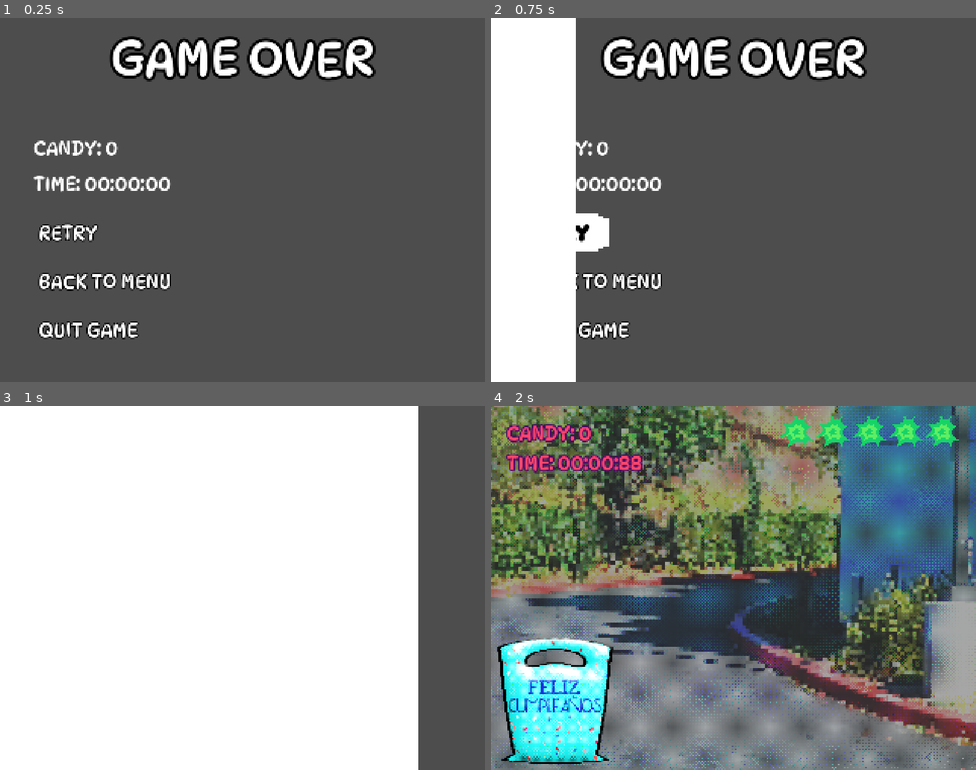
Above: before the commit, frames 1-4 (two rows, left to right).
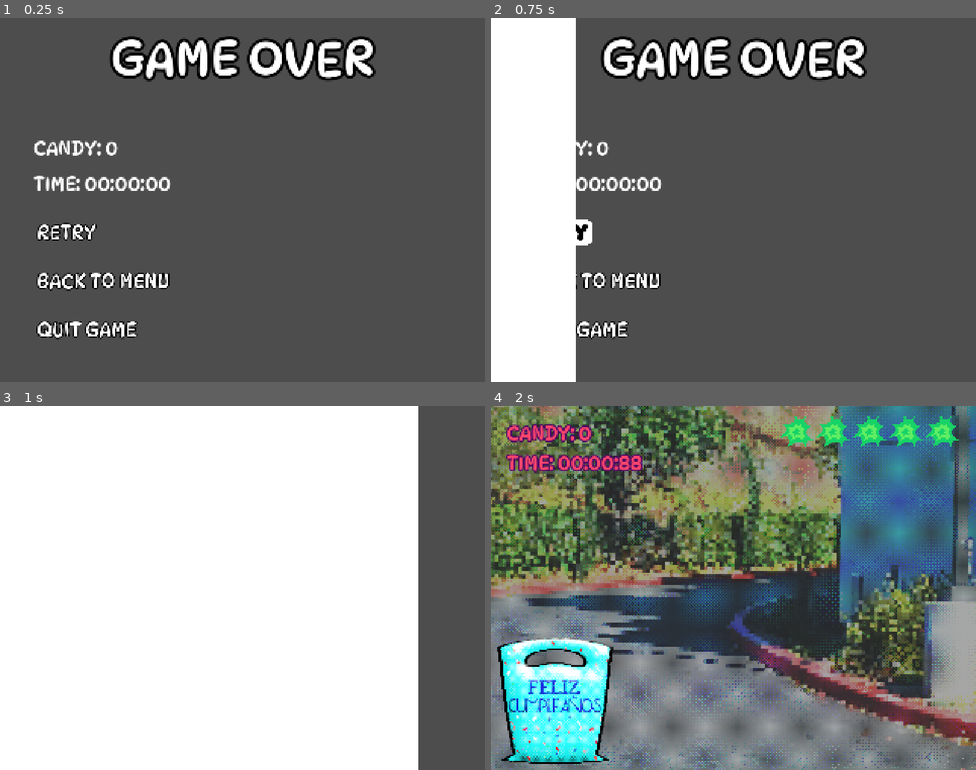
Above: after the commit, the same moments.

Repository: LucMat50/RGDCGameJam2026
Game: Godot game, scene res://Scenes/Menus/game_over.tscn
The game is run twice, just before and just after one commit, with the same random seed, the same clock (stepped at 60 frames per second) and the same inputs.
Inputs (mouse positions are in pixels of both pictures, inside the frame that each line leads up to):
- Up to frame 1 (0.25 s): no input
- Up to frame 2 (0.75 s): click (568, 232) at 0.52 s
- Up to frame 3 (1 s): no input
- Up to frame 4 (2 s): drag from (554, 700) to (782, 507) at 1.27 s

The runs differ from the first frame. In frame 1, 1.8% of the frame differs, in the area x 7-36%, y 56-89%; in frame 2, 1.4%; in frame 3, nothing differs; in frame 4, nothing differs.

Commit message:
cool and swag button works

Diff:
--- a/rgdc-game-jam-2026/Scenes/Menus/default_button.tscn
+++ b/rgdc-game-jam-2026/Scenes/Menus/default_button.tscn
@@ -37,30 +37,34 @@
 script = ExtResource("1_4awj7")
 button_text = "BUTTON"
 
-[node name="TextureRect" type="TextureRect" parent="." unique_id=785157996]
+[node name="Background" type="NinePatchRect" parent="." unique_id=1187436937]
 texture_filter = 1
 material = SubResource("ShaderMaterial_2mklb")
 layout_mode = 0
-offset_top = -27.0
-offset_right = 233.0
-offset_bottom = 128.0
+offset_right = 215.0
+offset_bottom = 105.0
 texture = ExtResource("2_0cv34")
+patch_margin_left = 5
+patch_margin_top = 5
+patch_margin_right = 5
+patch_margin_bottom = 5
 
-[node name="DefaultLabel" type="Label" parent="." unique_id=664618013]
+[node name="DefaultLabel" type="Label" parent="Background" unique_id=664618013]
 layout_mode = 0
-offset_left = 21.0
-offset_right = 339.0
-offset_bottom = 109.0
+offset_left = 15.0
+offset_top = 4.0
+offset_right = 230.0
+offset_bottom = 101.0
 text = "TEST"
 label_settings = SubResource("LabelSettings_4awj7")
 vertical_alignment = 1
 
-[node name="HoverLabel" type="Label" parent="." unique_id=579506890]
+[node name="HoverLabel" type="Label" parent="Background" unique_id=579506890]
 layout_mode = 0
-offset_left = 21.0
-offset_top = 6.0
-offset_right = 339.0
-offset_bottom = 106.0
+offset_left = 15.0
+offset_top = 4.0
+offset_right = 230.0
+offset_bottom = 101.0
 text = "TEST"
 label_settings = SubResource("LabelSettings_2mklb")
 
--- a/rgdc-game-jam-2026/Scripts/MenuUI/default_button.gd
+++ b/rgdc-game-jam-2026/Scripts/MenuUI/default_button.gd
@@ -1,7 +1,7 @@
 extends Control
 
 var text_size: int = 0
-var margin: int = 10
+var padding: int = 35
 
 var is_hovering: bool = false
 
@@ -9,9 +9,9 @@
 
 @export var button_text: String
 
-@onready var default_label = $DefaultLabel
-@onready var hover_label = $HoverLabel
-@onready var button_background = $TextureRect
+@onready var default_label = $Background/DefaultLabel
+@onready var hover_label = $Background/HoverLabel
+@onready var button_background = $Background
 
 signal button_pressed
 
@@ -20,11 +20,8 @@
 	hover_label.text = button_text
 	hover_label.hide()
 
-	text_size = default_label.label_settings.font.get_string_size(default_label.text).x
-	print(text_size)
-	default_label.size.x = text_size + (margin * 30)
-	$Button.size.x = text_size + (margin * 30)
-	button_background.size.x = text_size + (margin * 30)
+	button_background.custom_minimum_size.x = hover_label.get_minimum_size().x + padding
+	button_background.size.x = button_background.custom_minimum_size.x
 
 	button_background.get_material().set_shader_parameter("progress", 0.0)
 	button_background.get_material().set_shader_parameter("reverse", false)
Binary file changed: rgdc-game-jam-2026/Assets/Menus/button_rect.png
